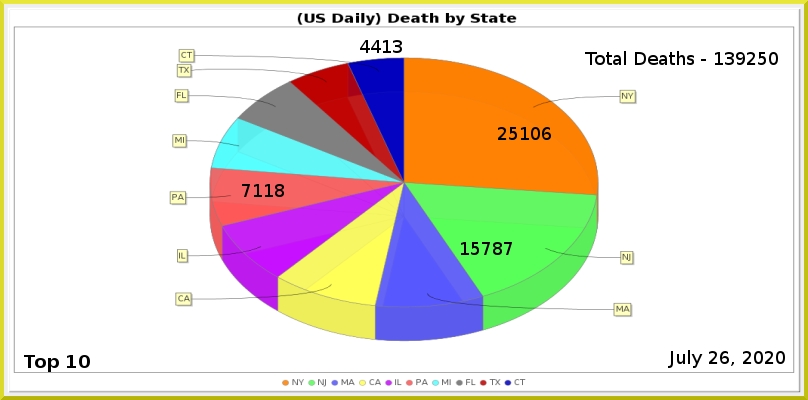
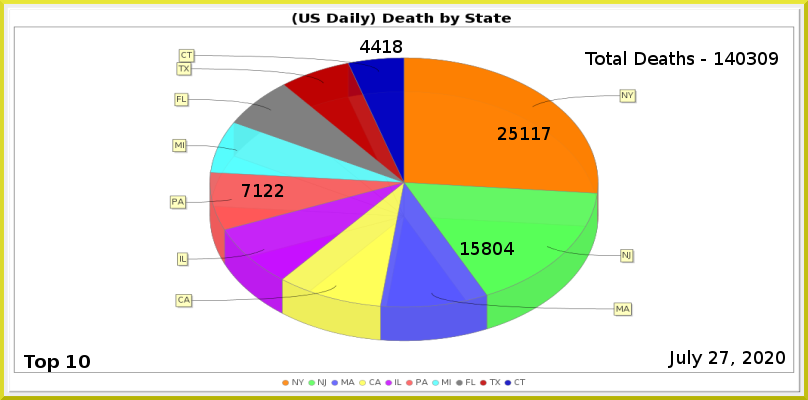
Layer changes from the first (808, 400) image to the second:
painted on "Least" over [left=393, top=40, right=402, bottom=53]
painted on "PA" over [left=264, top=184, right=284, bottom=197]
painted on "NJ" over [left=482, top=242, right=514, bottom=255]
painted on "NY" over [left=531, top=127, right=551, bottom=140]
renamed "Total Deaths - 139250" to "Total Deaths - 140309", painted on it over [left=725, top=52, right=778, bottom=65]
painted on "Current Date" over [left=720, top=351, right=729, bottom=364]
painted on "Death_by_State.png" over [left=169, top=12, right=637, bottom=342]
